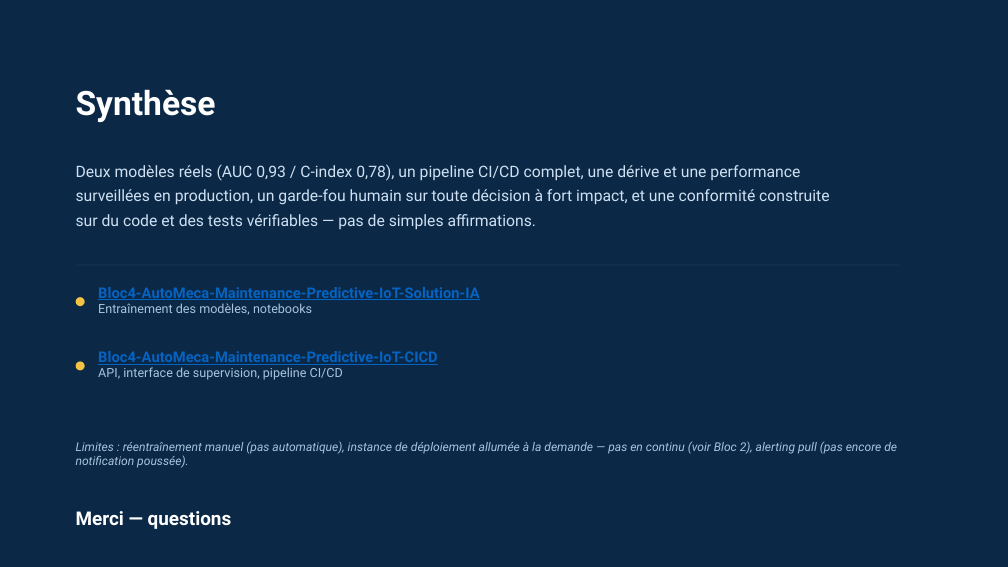
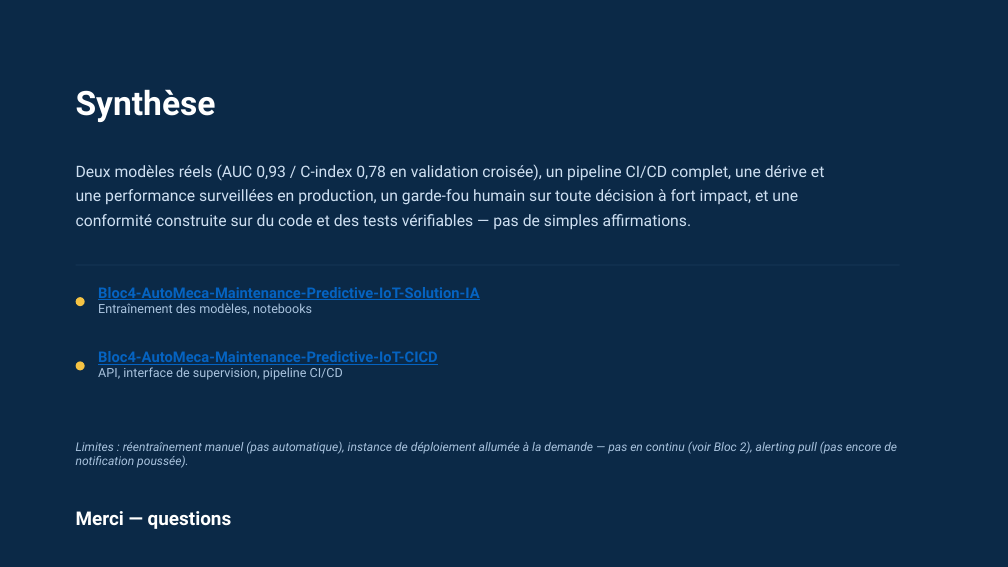
Before and after one commit to Elijoelemile/Bloc4-AutoMeca-Maintenance-Predictive-IoT-CICD, a slide deck: slide 9 of Slides - Bloc 4.pptx. Drawn at 1008x567 pixels with LibreOffice and Linux fonts; fonts in the diff are those of the drawing. Boxes give left, top, right and bottom in pixels: in the first picture for what was removed or moved away, otherwise in the second. Text is boxed around its words. In the diff, an @@ line names an element or a change of style, - is before the commit and + after.

Commit message:
Corrige la traçabilité du seuil de criticité et deux écarts mineurs
- app/criticite.py, README.md : le commentaire citait ~38% de vraies
  pannes couvertes comme calcule dans notebooks/02_prediction_rul.ipynb
  (depot solution-IA), mais ce calcul n'y existait pas avant ce jour
  (trou de tracabilite trouve par un audit de coherence inter-blocs).
  Le calcul desormais present dans ce notebook (section 5.4) donne
  ~32% sur le jeu de test — mis a jour en consequence. Le seuil de
  production (SEUIL_PROBA_PANNE_7J = 0.335) n'est pas modifie, c'est
  une valeur figee lors du calibrage initial.
- Slides - Bloc 4.pptx : 55 -> 56 tests (comptage reel), C-index 0,78
  precise "en validation croisee" (evite la confusion avec le 0,79
  optimise mis en avant dans le depot solution-IA), 38% -> 32% de
  couverture (coherent avec le point precedent).
- Liens GitHub casses (placeholder <user> jamais resolu) corriges dans
  le tableau de cross-reference.

```diff
--- a/Slides - Bloc 4.pptx
+++ b/Slides - Bloc 4.pptx
@@ text at [76,164,824,229]: text changed @@
-Deux modèles réels (AUC 0,93 / C-index 0,78), un pipeline CI/CD complet, une dérive et une performance surveillées en production, un garde-fou humain sur toute décision à fort impact, et une conformité construite sur du code et des tests vérifiables — pas de simples affirmations.
+Deux modèles réels (AUC 0,93 / C-index 0,78 en validation croisée), un pipeline CI/CD complet, une dérive et une performance surveillées en production, un garde-fou humain sur toute décision à fort impact, et une conformité construite sur du code et des tests vérifiables — pas de simples affirmations.
```
Also in this commit, not shown: 2 other slides changed, 2 other files.
